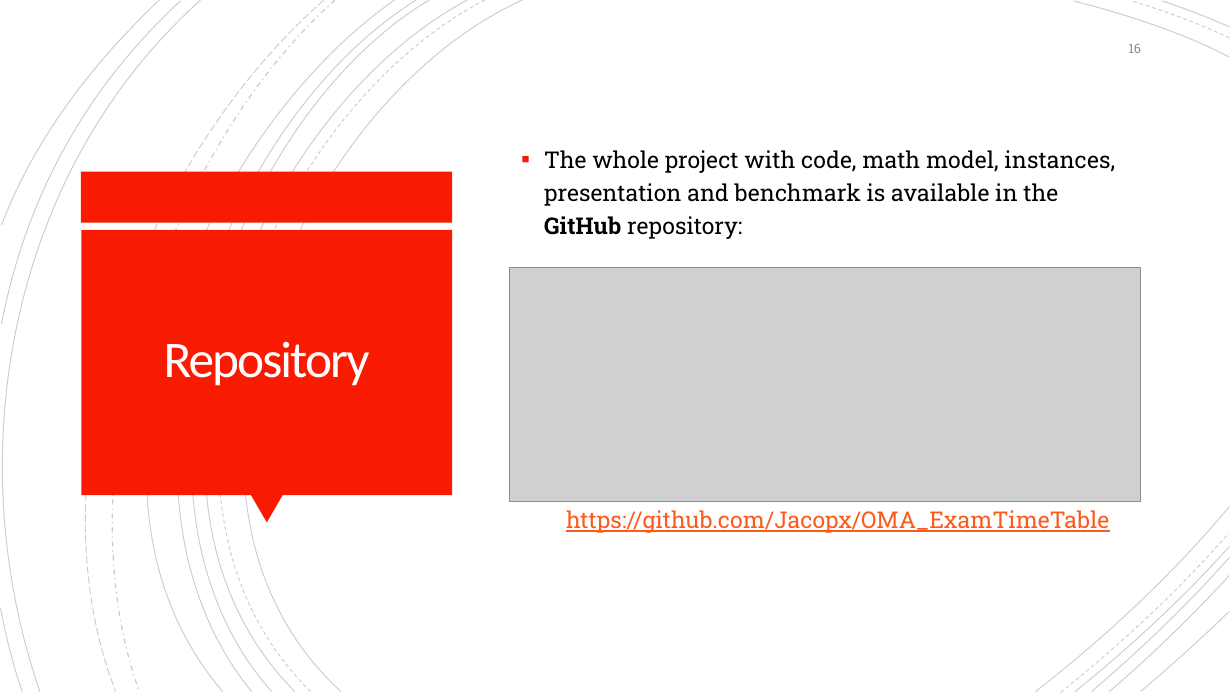
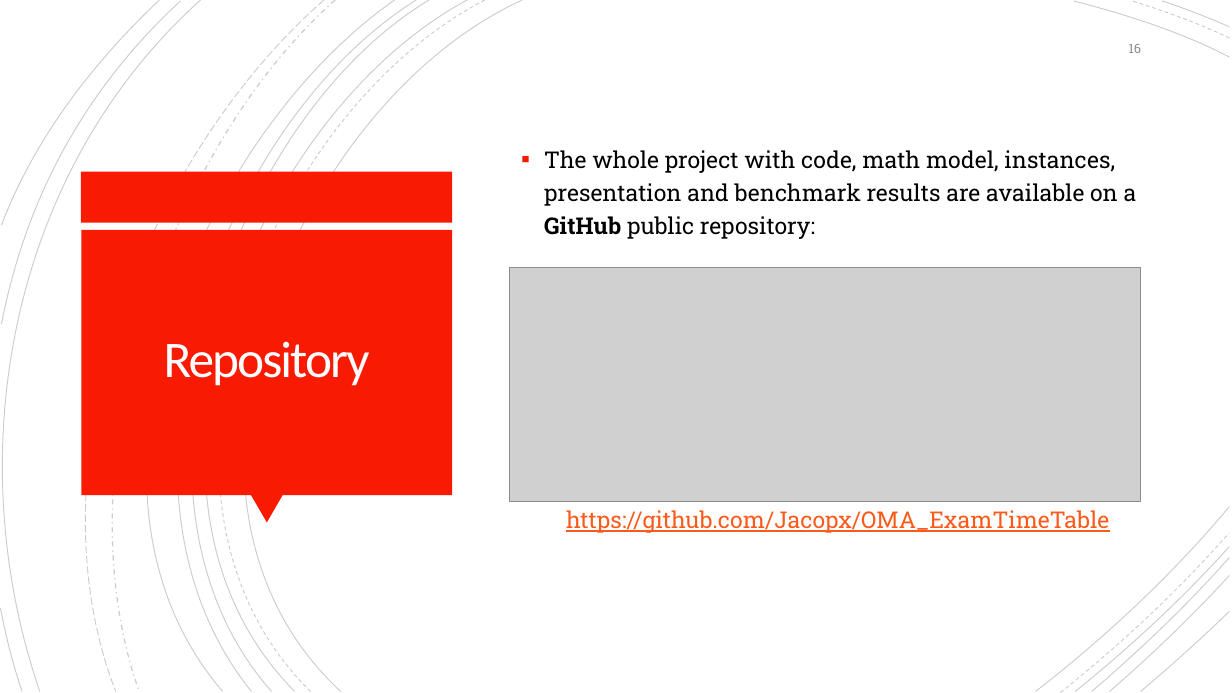
Before and after one commit to Jacopx/OMA_ExamTimeTable, a slide deck: slide 16 of PowerPoint/OMA-MZ_03-Presentation.pptx. Drawn at 1232x693 pixels with LibreOffice and Linux fonts; fonts in the diff are those of the drawing; grey boxes stand for pictures. Boxes give left, top, right and bottom in pixels: in the first picture for what was removed or moved away, otherwise in the second. Text is boxed around its words. In the diff, an @@ line names an element or a change of style, - is before the commit and + after.

```diff
--- a/PowerPoint/OMA-MZ_03-Presentation.pptx
+++ b/PowerPoint/OMA-MZ_03-Presentation.pptx
@@ text at (544, 150, 1137, 239): text changed @@
-▪ The whole project with code, math model, instances, presentation and benchmark is available in the GitHub repository:
+▪ The whole project with code, math model, instances, presentation and benchmark results are available on a GitHub public repository:
```
Also in this commit, not shown: 2 other slides changed.
